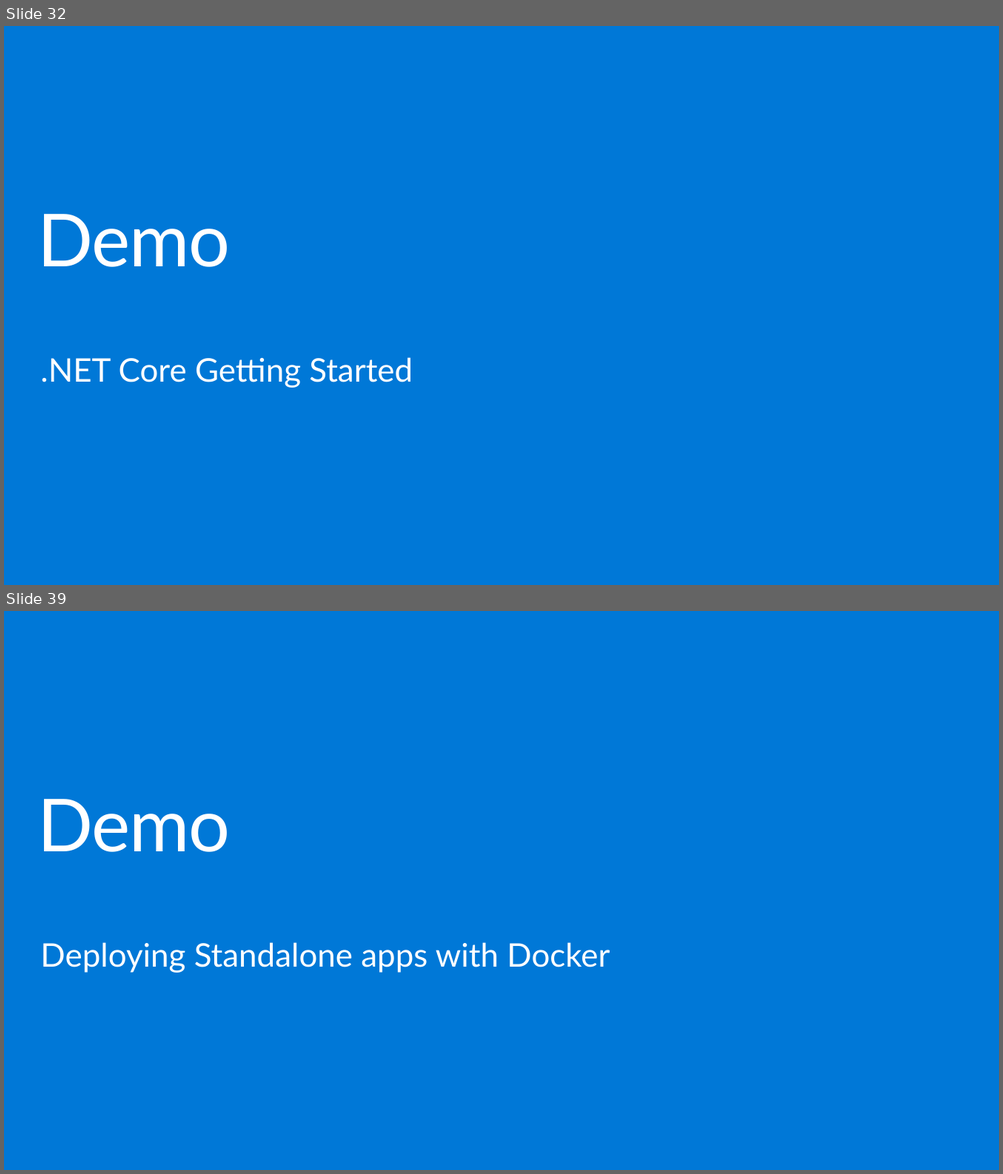
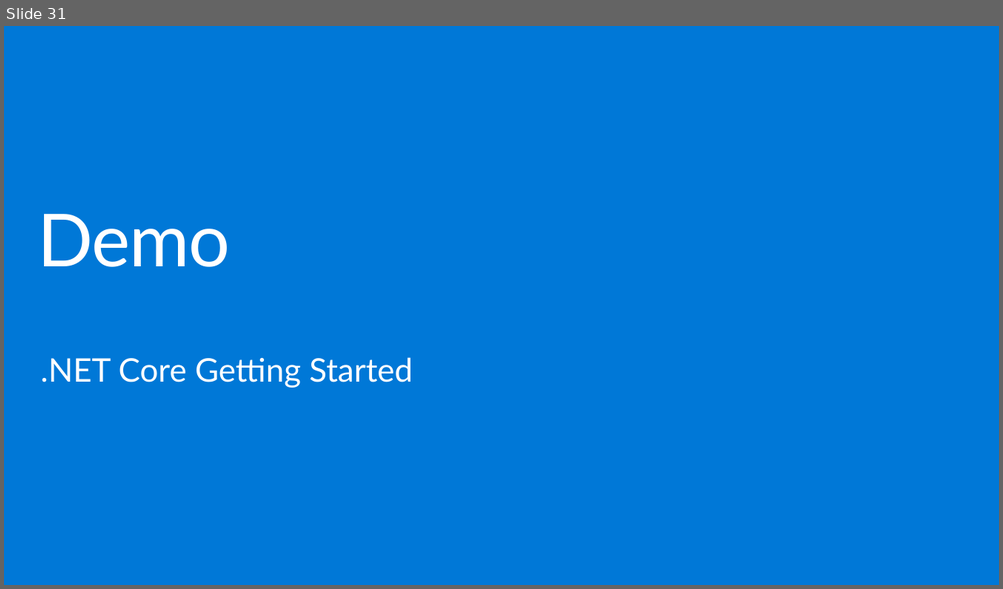
Before and after one commit to spboyer/angular-aspnetcore-workshop, a slide deck: docs/1-Overview-Setup-and-Getting-Started/netcore-workshop-overview-tools.pptx. Shown one above the other, each under a label of ours: slides 32 and 39 before the commit, slide 31 after it; the slides between them are not shown. The pictures are 1003x1174 and 1003x589 pixels, drawn with LibreOffice and Linux fonts; fonts in the diff are those of the drawing; background and template pictures are left out. Boxes give left, top, right and bottom in pixels: in the first picture for what was removed or moved away, otherwise in the second. Text is boxed around its words. In the diff, an @@ line names an element or a change of style, - is before the commit and + after.

```diff
--- a/docs/1-Overview-Setup-and-Getting-Started/netcore-workshop-overview-tools.pptx
+++ b/docs/1-Overview-Setup-and-Getting-Started/netcore-workshop-overview-tools.pptx
@@ slide 39 removed at (x1=4, y1=611, x2=999, y2=1170), background #0078D7 @@
@@ title removed at (x1=37, y1=799, x2=230, y2=852) @@
-Demo
@@ text removed at (x1=40, y1=943, x2=609, y2=973) @@
-Deploying Standalone apps with Docker
@@ what was slide 32 is now slide 31 @@
```
Also in this commit, not shown: 9 slides changed, 3 slides added, 10 other slides removed.
